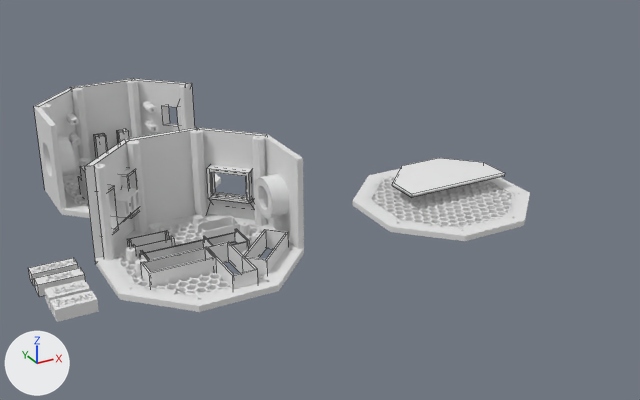
The Blender file 3dprint/electricmeasure.blend as it was, and as the next commit left it.
The view is the same before and after, from a 50 mm camera at (-134.0, -363.0, 199.0) aimed at (88.0, 40.0, -3.0). Lighting does not change. The marker at lower left points along +X, +Y and +Z. Mesh edges are drawn as thin lines on the coarser meshes.

In view in the first picture: 'case back', 'case back b.002', 'case back bubble level horizontal holder', 'case back wall  2', 'case back wall 1.001', 'case back wall 3', 'case back wall 4 ', 'case front wall 3', 'case front wall 4', 'honeycomb back', 'honeycomb back b.002', 'pcb'.
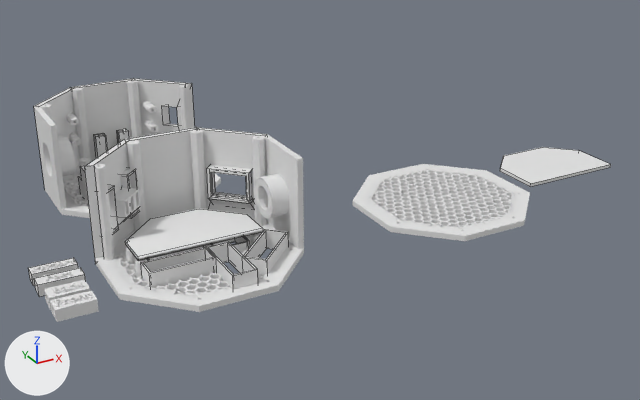
What changed in the scene script:
```text
Add me_cube:
    me_cube.from_pydata([(-0.5, -0.5, -0.5), (-0.5, -0.5, 0.5), (0.5, -0.5, -0.5), (0.5, -0.5, 0.5), (-0.5, 0.136, 0.5), (-0.5, 0.136, -0.5), (-0.251, 0.5, 0.5), (-0.251, 0.5, -0.5), (0.251, 0.5, 0.5), (0.251, 0.5, -0.5), (0.5, 0.136, 0.5), (0.5, 0.136, -0.5)], [], [(0, 1, 4, 5), (9, 7, 6, 8), (3, 2, 11, 10), (2, 3, 1, 0), (2, 0, 5, 7, 9, 11), (8, 6, 4, 1, 3, 10), (4, 6, 7, 5), (9, 8, 10, 11)])
Change ob_pcb:
    ob_pcb.location: (148.9, -1.2, 11.3) -> (-1.2, -1.2, 11.3)
Add ob_pcb_2:
    ob_pcb_2 = bpy.data.objects.new('pcb 2', me_cube)
    ob_pcb_2.location = (231.5, 14.1, 1.0)
    ob_pcb_2.scale = (63.0, 43.0, 2.0)
```

Boxes (x1, y1, x2, y2) around the edits, measured in the pictures (640 x 400 px):
'pcb', moved: before (392, 158, 505, 198); after (126, 209, 263, 261)
'pcb 2', added: after (500, 147, 611, 187)
